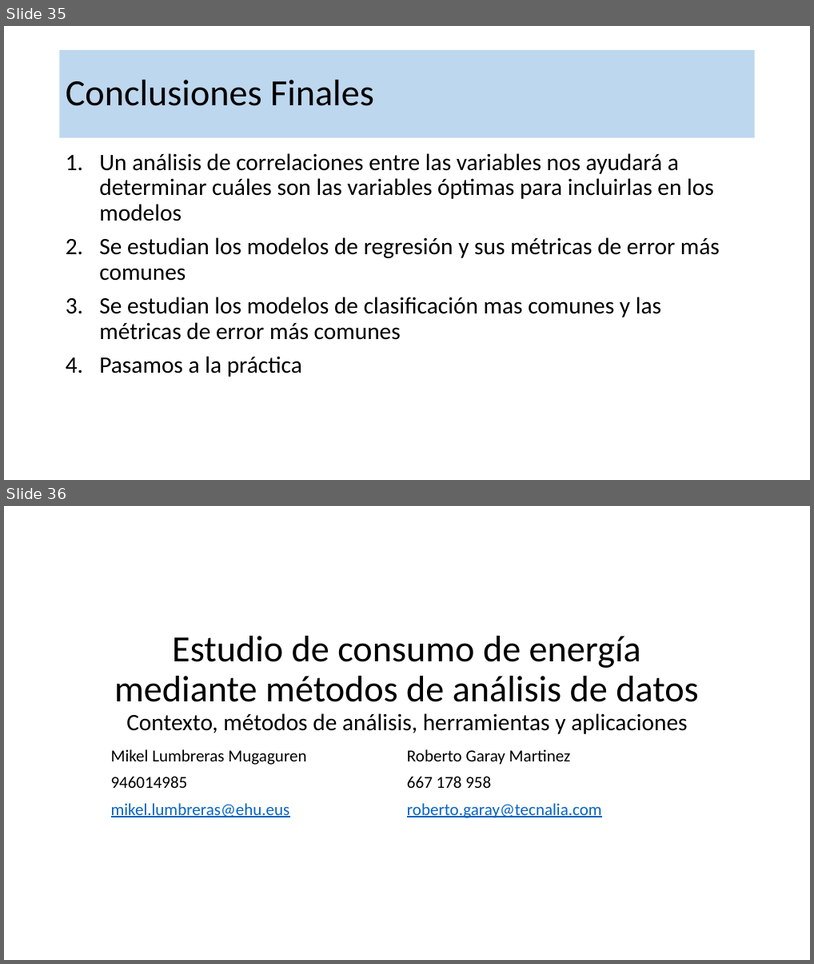
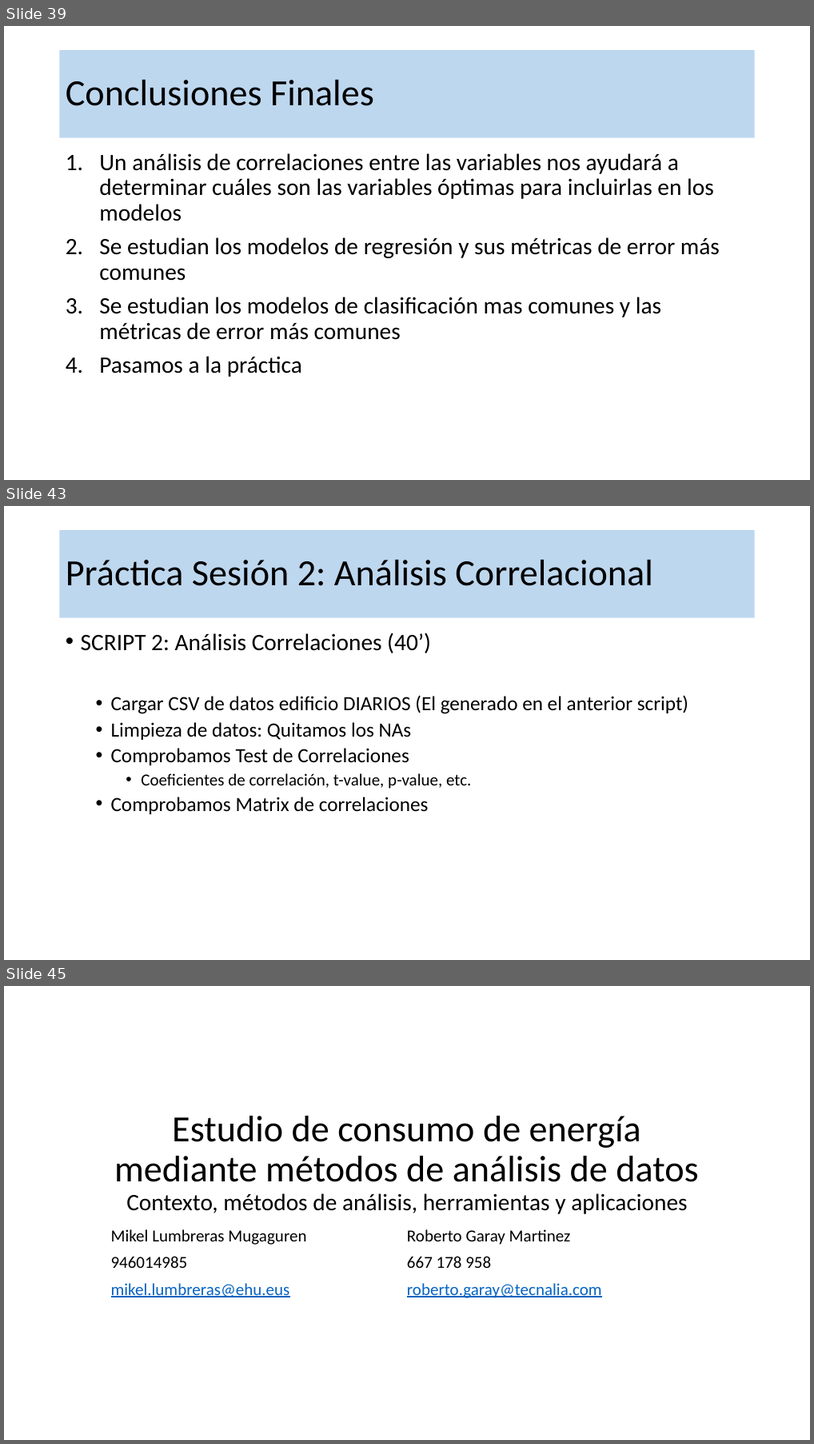
Before and after one commit to robgaray/EESIA_Analisis_Consumo_2021_Publico, a slide deck: 1_Presentaciones/Sesion_2_Teoria.pptx. Shown one above the other, each under a label of ours: slides 35 and 36 before the commit, slides 39, 43 and 45 after it; the slides between them are not shown. The pictures are 814x964 and 814x1444 pixels, drawn with LibreOffice and Linux fonts; fonts in the diff are those of the drawing; background and template pictures are left out. Boxes give left, top, right and bottom in pixels: in the first picture for what was removed or moved away, otherwise in the second. Text is boxed around its words. In the diff, an @@ line names an element or a change of style, - is before the commit and + after.

```diff
--- a/1_Presentaciones/Sesion_2_Teoria.pptx
+++ b/1_Presentaciones/Sesion_2_Teoria.pptx
@@ slide 43 added at (4,506,810,960), background #FFFFFF @@
@@ title added at (60,530,755,618), fill #BDD7EE, 44 pt, text #000000 @@
+Práctica Sesión 2: Análisis Correlacional
@@ text added at (81,632,689,814), 24 pt, text #000000 @@
+• SCRIPT 2: Análisis Correlaciones (40’)
+  • Cargar CSV de datos edificio DIARIOS (El generado en el anterior script)
+  • Limpieza de datos: Quitamos los NAs
+  • Comprobamos Test de Correlaciones
+    • Coeficientes de correlación, t-value, p-value, etc.
+  • Comprobamos Matrix de correlaciones
@@ what was slide 35 is now slide 39 @@
@@ what was slide 36 is now slide 45 @@
```
Also in this commit, not shown: 1 slide changed, 8 other slides added, 1 other file.
